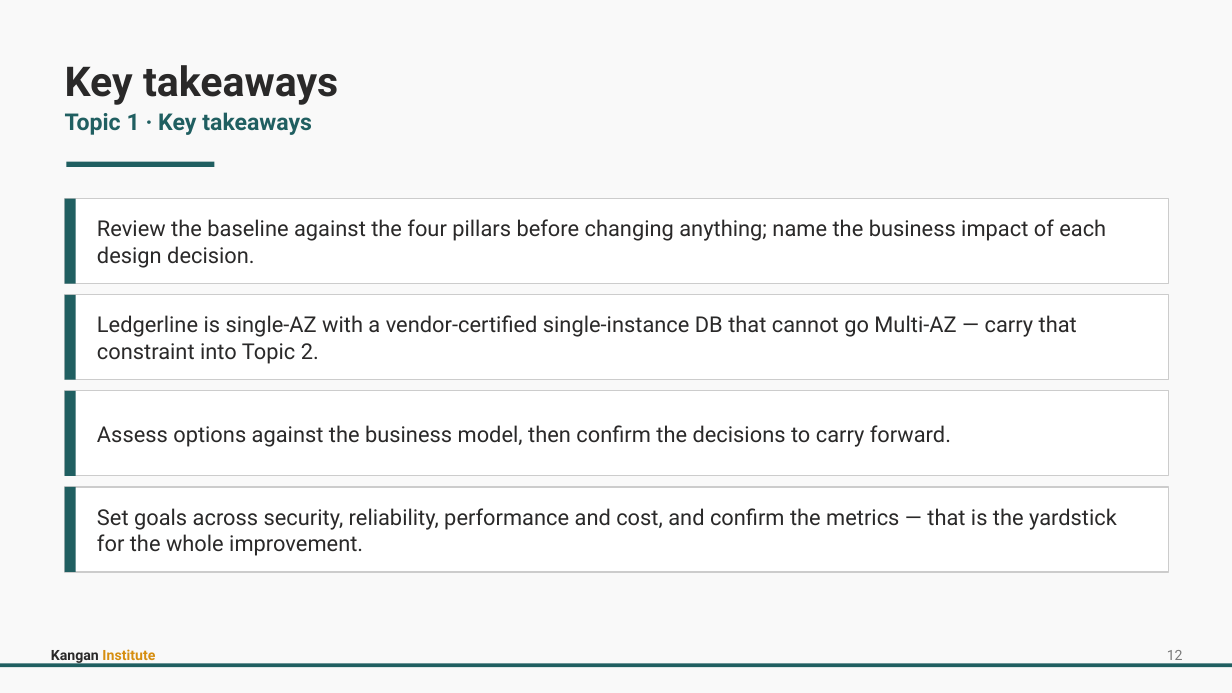
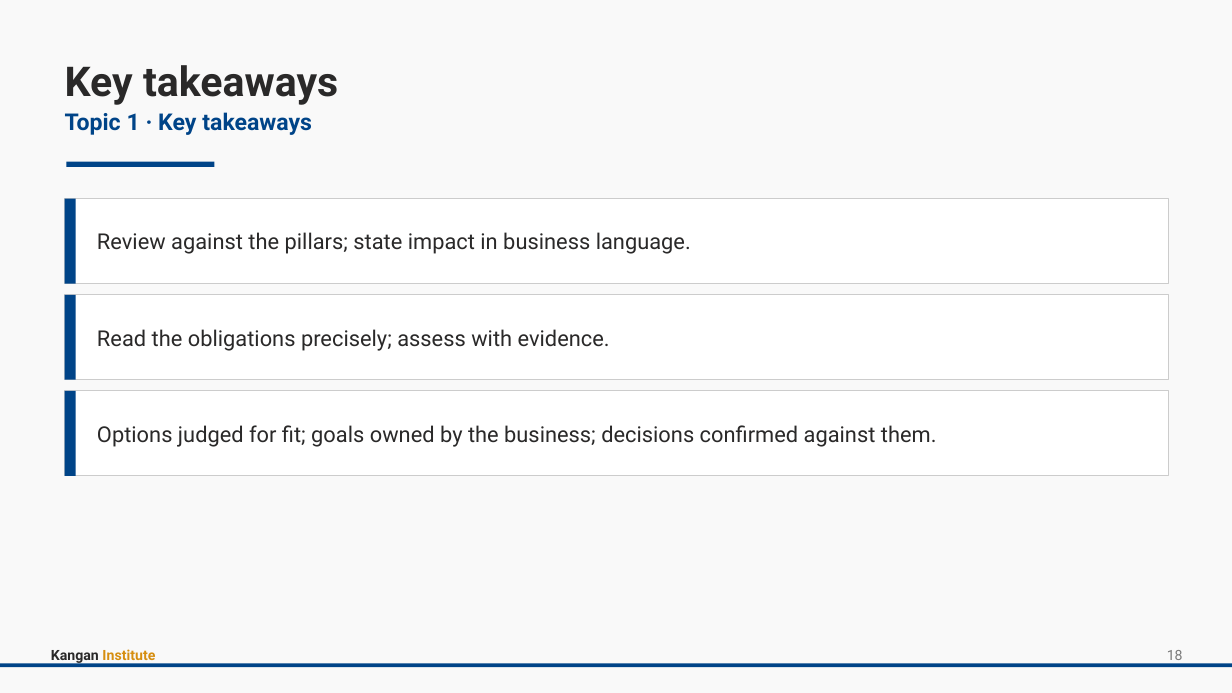
Before and after one commit to Digital-Initiatives-Kangan-Institute/diploma-cloud-cyber-content-s1, a slide deck: slide 23 of S1-CL3-Cloud-Infrastructure-Improvement/delivery/topic_01/Topic_01_Slides.pptx (slide 16 before the commit). Drawn at 1232x693 pixels with LibreOffice and Linux fonts; fonts in the diff are those of the drawing. Boxes give left, top, right and bottom in pixels: in the first picture for what was removed or moved away, otherwise in the second. Text is boxed around its words. In the diff, an @@ line names an element or a change of style, - is before the commit and + after.

```diff
--- a/S1-CL3-Cloud-Infrastructure-Improvement/delivery/topic_01/Topic_01_Slides.pptx
+++ b/S1-CL3-Cloud-Infrastructure-Improvement/delivery/topic_01/Topic_01_Slides.pptx
@@ text at (x1=65, y1=112, x2=312, y2=135): text colour #205F61 to #004488 in "Topic 1 · Key takeaways" @@
@@ text at (x1=97, y1=232, x2=691, y2=254): text changed @@
-Review the baseline against the four pillars before changing anything; name the business impact of each design decision.
+Review against the pillars; state impact in business language.
@@ text at (x1=97, y1=329, x2=610, y2=351): text changed @@
-Ledgerline is single-AZ with a vendor-certified single-instance DB that cannot go Multi-AZ — carry that constraint into Topic 2.
+Read the obligations precisely; assess with evidence.
@@ fill #205F61 to #004488 in 4 elements at (x1=67, y1=162, x2=214, y2=167), (x1=65, y1=199, x2=76, y2=284), (x1=65, y1=295, x2=76, y2=380), (x1=65, y1=391, x2=76, y2=476) @@
@@ text at (x1=97, y1=425, x2=937, y2=447): text changed @@
-Assess options against the business model, then confirm the decisions to carry forward.
+Options judged for fit; goals owned by the business; decisions confirmed against them.
@@ rectangle removed at (x1=65, y1=487, x2=76, y2=572) @@
@@ text removed at (x1=97, y1=508, x2=1117, y2=556) @@
-Set goals across security, reliability, performance and cost, and confirm the metrics — that is the yardstick for the whole improvement.
@@ text at (x1=1167, y1=650, x2=1183, y2=665): text changed @@
-12
+18
@@ rectangle resized from (x1=65, y1=487, x2=1169, y2=572) to (x1=0, y1=664, x2=1232, y2=667) @@
@@ rectangle at (x1=0, y1=664, x2=1232, y2=667): fill #FFFFFF to #004488; outline #CCCCCC 1 pt to none @@
@@ rectangle removed at (x1=0, y1=664, x2=1232, y2=667) @@
```
Also in this commit, not shown: 16 other slides changed, 7 slides added, 41 other files.
